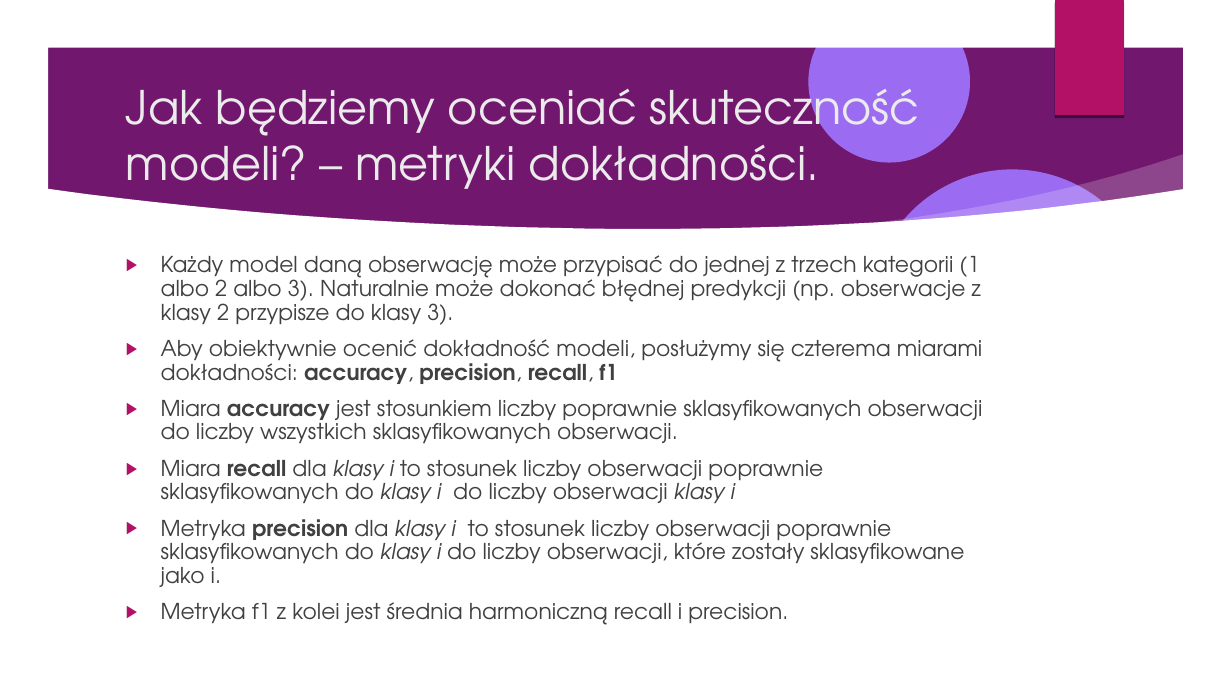
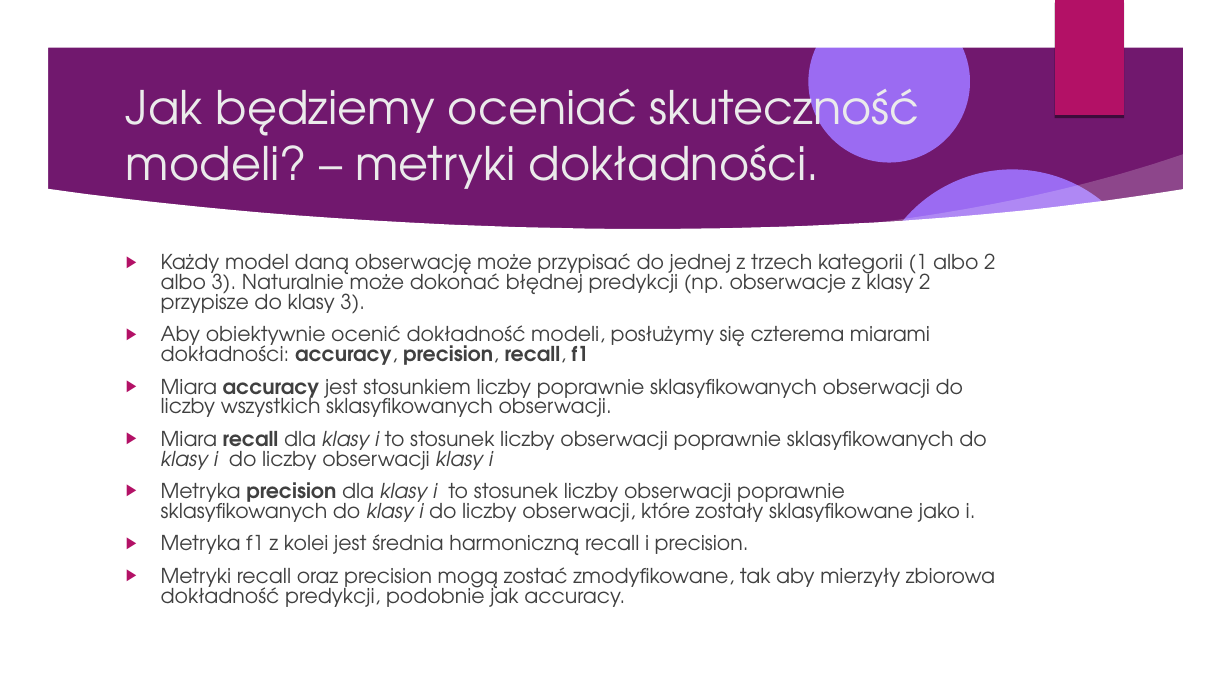
Before and after one commit to Pawel-Tomasz-Nowak/Scientific-collaboration, a slide deck: slide 17 of EmissionAnalysis/Prezentacja projektu.odp. Drawn at 1232x693 pixels with LibreOffice and Linux fonts; fonts in the diff are those of the drawing; background and template pictures are left out. Boxes give left, top, right and bottom in pixels: in the first picture for what was removed or moved away, otherwise in the second. Text is boxed around its words. In the diff, an @@ line names an element or a change of style, - is before the commit and + after.

```diff
--- a/EmissionAnalysis/Prezentacja projektu.odp
+++ b/EmissionAnalysis/Prezentacja projektu.odp
@@ text at box(161, 253, 995, 555): size 17 to 16 pt in "Każdy model daną obserwację może przypisać do ...", "Aby obiektywnie ocenić dokładność modeli, posłużymy się ...", "Miara accuracy jest stosunkiem liczby poprawnie sklasyfikowa ...", "Miara recall dla klasy i to stosunek ..." and 2 more places; line spacing 0.9 to 0.8 @@
@@ text at box(161, 567, 995, 607): paragraph added @@
+▶ Metryki recall oraz precision mogą zostać zmodyfikowane, tak aby mierzyły zbiorowa dokładność predykcji, podobnie jak accuracy.
```
Also in this commit, not shown: 1 other file.
